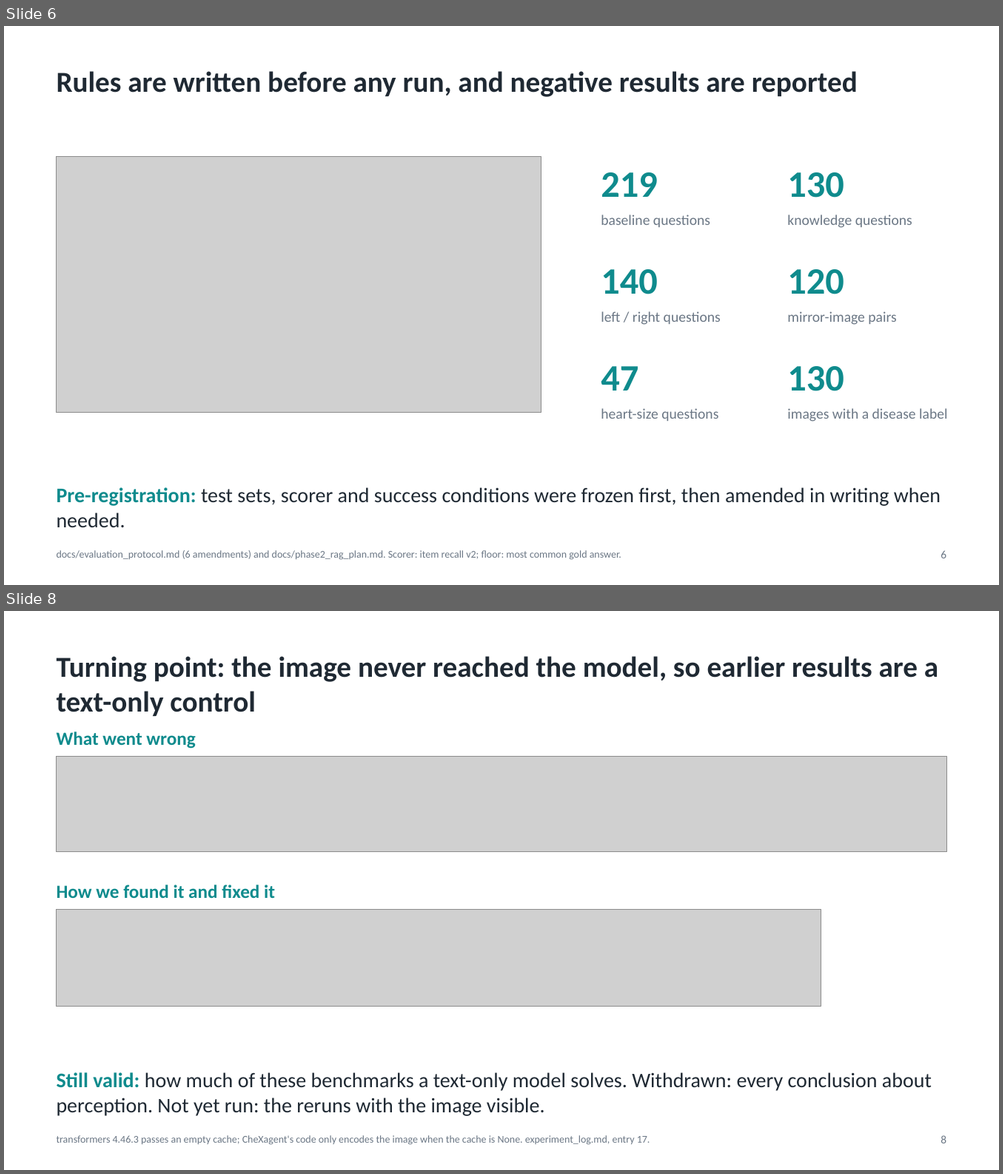
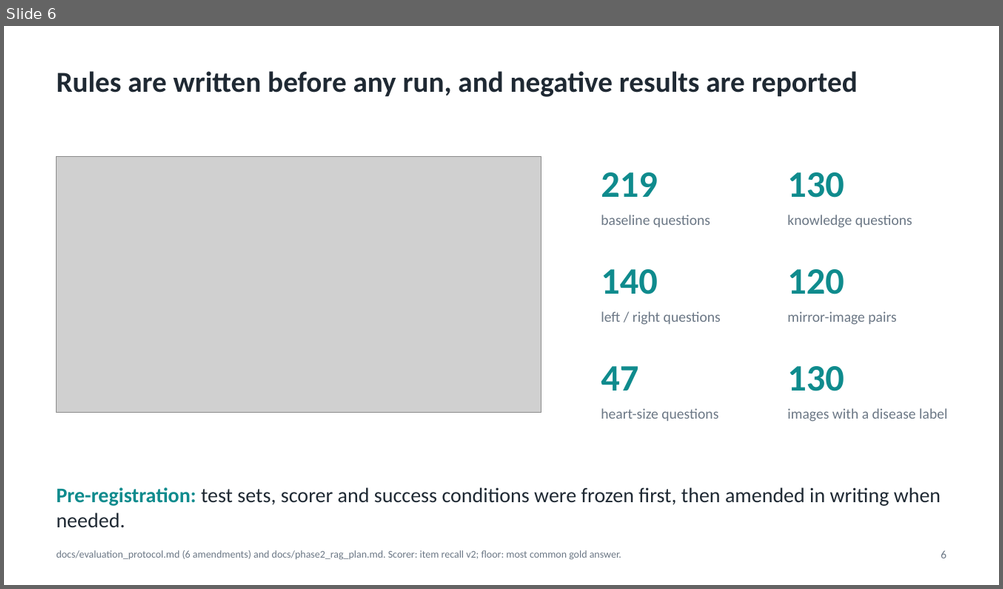
Before and after one commit to Ankritjarngal/medvqa-cxr-chexagent, a slide deck: deliverables/presentation/Medical_VQA_CXR_Project_Presentation.pptx. Shown one above the other, each under a label of ours: slides 6 and 8 before the commit, slide 6 after it; the slides between them are not shown. The pictures are 1003x1174 and 1003x589 pixels, drawn with LibreOffice and Linux fonts; fonts in the diff are those of the drawing; grey boxes stand for pictures. Boxes give left, top, right and bottom in pixels: in the first picture for what was removed or moved away, otherwise in the second. Text is boxed around its words. In the diff, an @@ line names an element or a change of style, - is before the commit and + after.

```diff
--- a/deliverables/presentation/Medical_VQA_CXR_Project_Presentation.pptx
+++ b/deliverables/presentation/Medical_VQA_CXR_Project_Presentation.pptx
@@ slide 8 removed at (4, 611, 999, 1170), background #FFFFFF @@
@@ text removed at (57, 656, 938, 716) @@
-Turning point: the image never reached the model, so earlier results are a text-only control
@@ text removed at (57, 732, 195, 749) @@
-What went wrong
@@ picture removed at (57, 757, 946, 852) @@
@@ text removed at (57, 885, 275, 899) @@
-How we found it and fixed it
@@ picture removed at (57, 909, 821, 1006) @@
@@ text removed at (57, 1073, 931, 1116) @@
-Still valid: how much of these benchmarks a text-only model solves. Withdrawn: every conclusion about perception. Not yet run: the reruns with the image visible.
@@ text removed at (57, 1136, 650, 1145) @@
-transformers 4.46.3 passes an empty cache; CheXagent's code only encodes the image when the cache is None. experiment_log.md, entry 17.
@@ text removed at (940, 1136, 946, 1144) @@
-8
```
Also in this commit, not shown: 4 slides changed, 1 slide added, 1 other slide removed, 17 other files.
